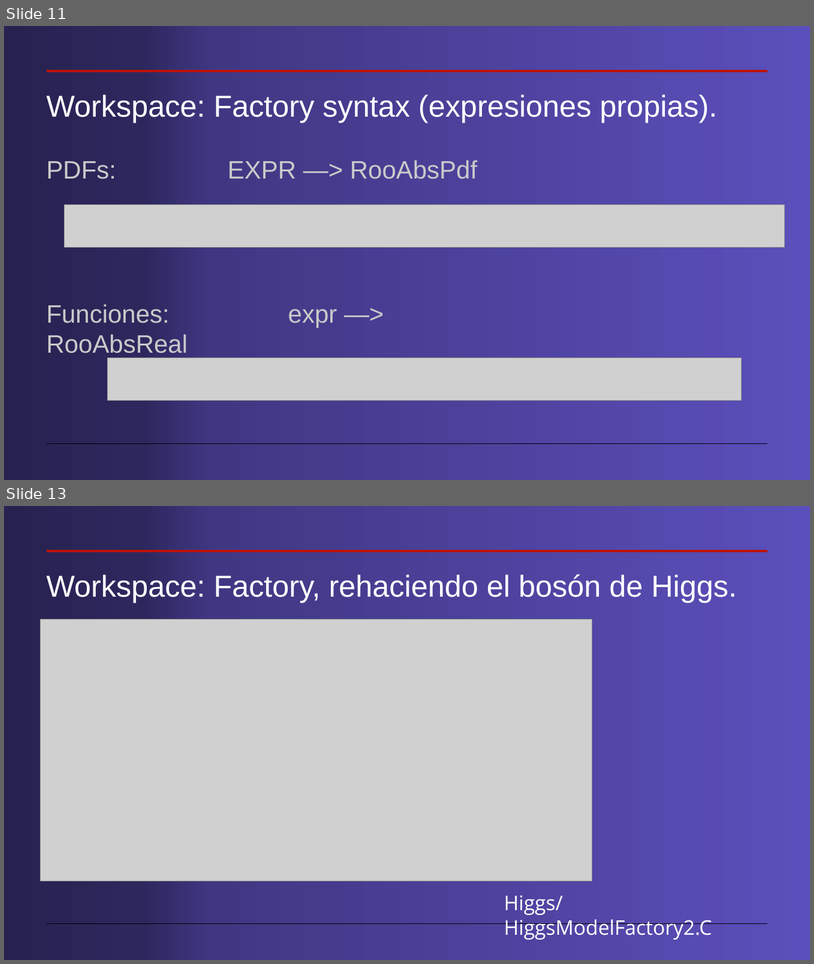
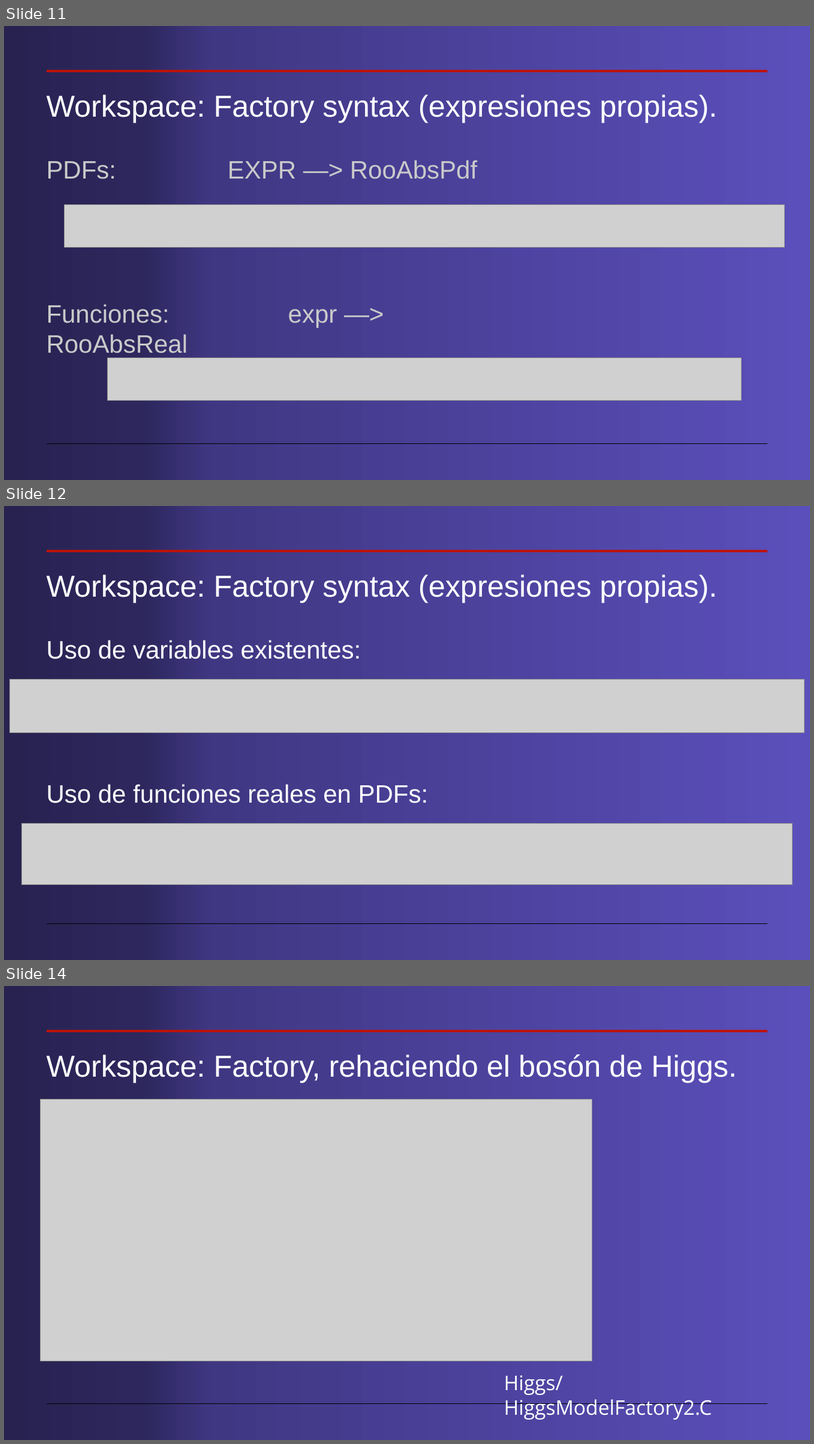
Before and after one commit to cdavidgutierrez/ProyectoFinal_CERN_ROOT, a slide deck: Workspaces en root.pptx. Shown one above the other, each under a label of ours: slides 11 and 13 before the commit, slides 11, 12 and 14 after it; the slides between them are not shown. The pictures are 814x964 and 814x1444 pixels, drawn with LibreOffice and Linux fonts; fonts in the diff are those of the drawing; grey boxes stand for pictures. Boxes give left, top, right and bottom in pixels: in the first picture for what was removed or moved away, otherwise in the second. Text is boxed around its words. In the diff, an @@ line names an element or a change of style, - is before the commit and + after.

```diff
--- a/Workspaces en root.pptx
+++ b/Workspaces en root.pptx
@@ slide 12 added at (4,506,810,960), background gradient #5B4FBB to #403783 to #2D275D to #282251; not listed: 2 template elements that a slide beside it also shows @@
@@ title added at (47,574,717,602), 36 pt, text #FFFFFF @@
+Workspace: Factory syntax (expresiones propias).
@@ text added at (47,640,362,659), 30 pt, text #FFFFFF @@
+Uso de variables existentes:
@@ picture added at (9,679,805,732) @@
@@ text added at (47,784,429,803), 30 pt, text #FFFFFF @@
+Uso de funciones reales en PDFs:
@@ picture added at (22,823,793,885) @@
@@ what was slide 13 is now slide 14 @@
```
Also in this commit, not shown: 1 slide changed, 1 other slide added, 1 slide removed.
